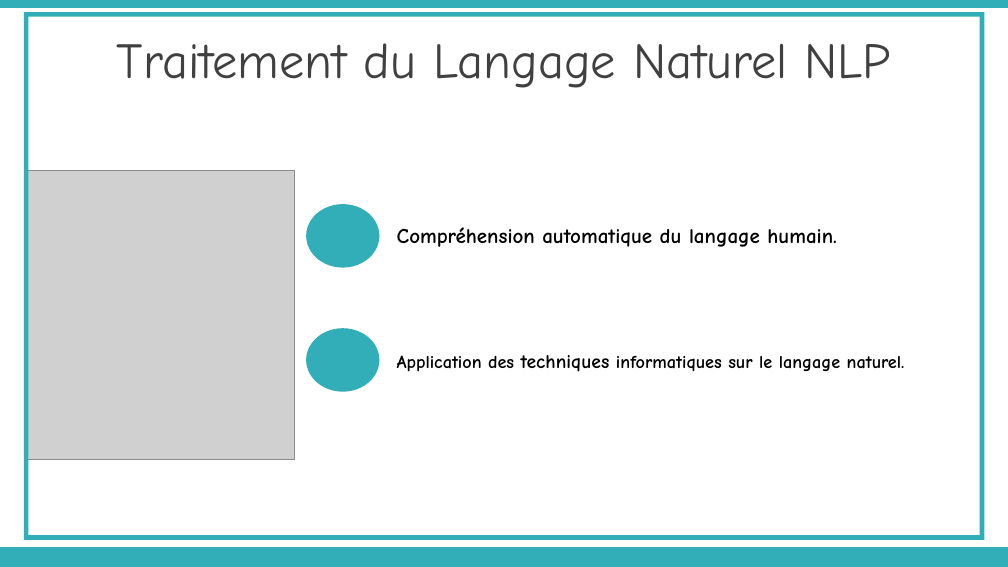
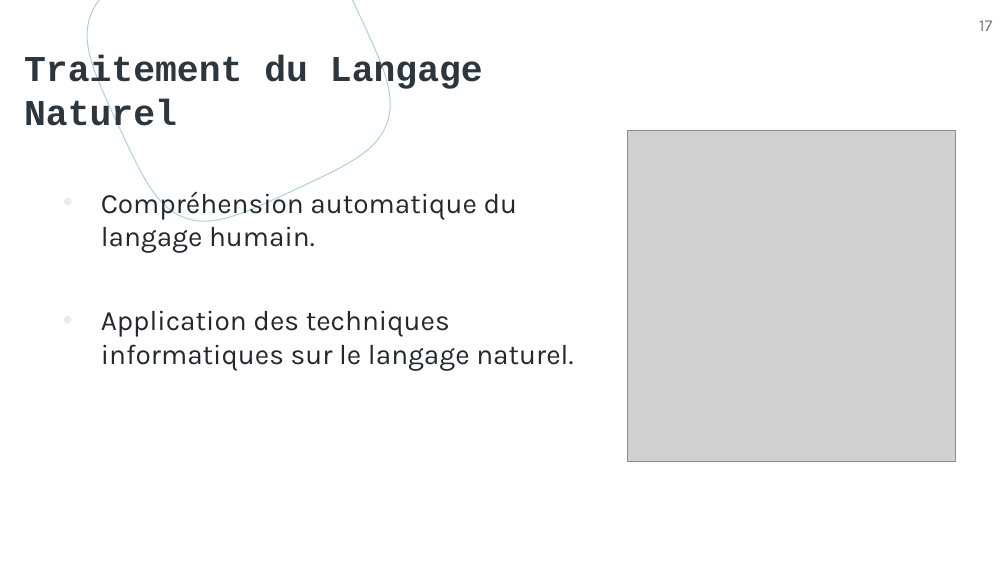
Before and after one commit to rbouadjenek/YouTaQA, a slide deck: slide 17 of Paper/présentation Soutenance Master AGABI & TIDAFI.pptx (slide 11 before the commit). Drawn at 1008x567 pixels with LibreOffice and Linux fonts; fonts in the diff are those of the drawing; grey boxes stand for pictures. Boxes give left, top, right and bottom in pixels: in the first picture for what was removed or moved away, otherwise in the second. Text is boxed around its words. In the diff, an @@ line names an element or a change of style, - is before the commit and + after.

```diff
--- a/Paper/présentation Soutenance Master AGABI & TIDAFI.pptx
+++ b/Paper/présentation Soutenance Master AGABI & TIDAFI.pptx
@@ rectangle removed at [0,0,1008,8] @@
@@ frame removed at [24,12,985,540] @@
@@ freeform shape added at [87,0,390,222], outline #B5CFDA 0.75 pt @@
@@ page number added at [979,20,992,31], 12 pt, text #767E85 @@
+17
@@ title at [24,55,483,135]: text changed; size 36 to 26 pt; font Comic Neue to Courier New; text colour #404040 to #2E363D; bold on @@
-Traitement du Langage Naturel NLP
+Traitement du Langage Naturel
@@ title "Traitement du Langage Naturel" at [24,55,483,135]: vertical alignment middle to top @@
@@ picture: place and size @@
-picture at [26,171,294,460]
+picture at [627,130,955,462]
@@ text added at [101,187,573,371], 20 pt, text #23282E @@
+• Compréhension automatique du langage humain.
+• Application des techniques informatiques sur le langage naturel.
@@ ellipse removed at [306,205,380,268] @@
@@ text removed at [397,227,837,247] @@
-Compréhension automatique du langage humain.
@@ ellipse removed at [306,329,380,392] @@
@@ text removed at [397,355,905,372] @@
-Application des techniques informatiques sur le langage naturel.
@@ rectangle removed at [0,547,1008,567] @@
```
Also in this commit, not shown: 20 other slides changed, 16 slides added, 10 slides removed, 5 other files.
